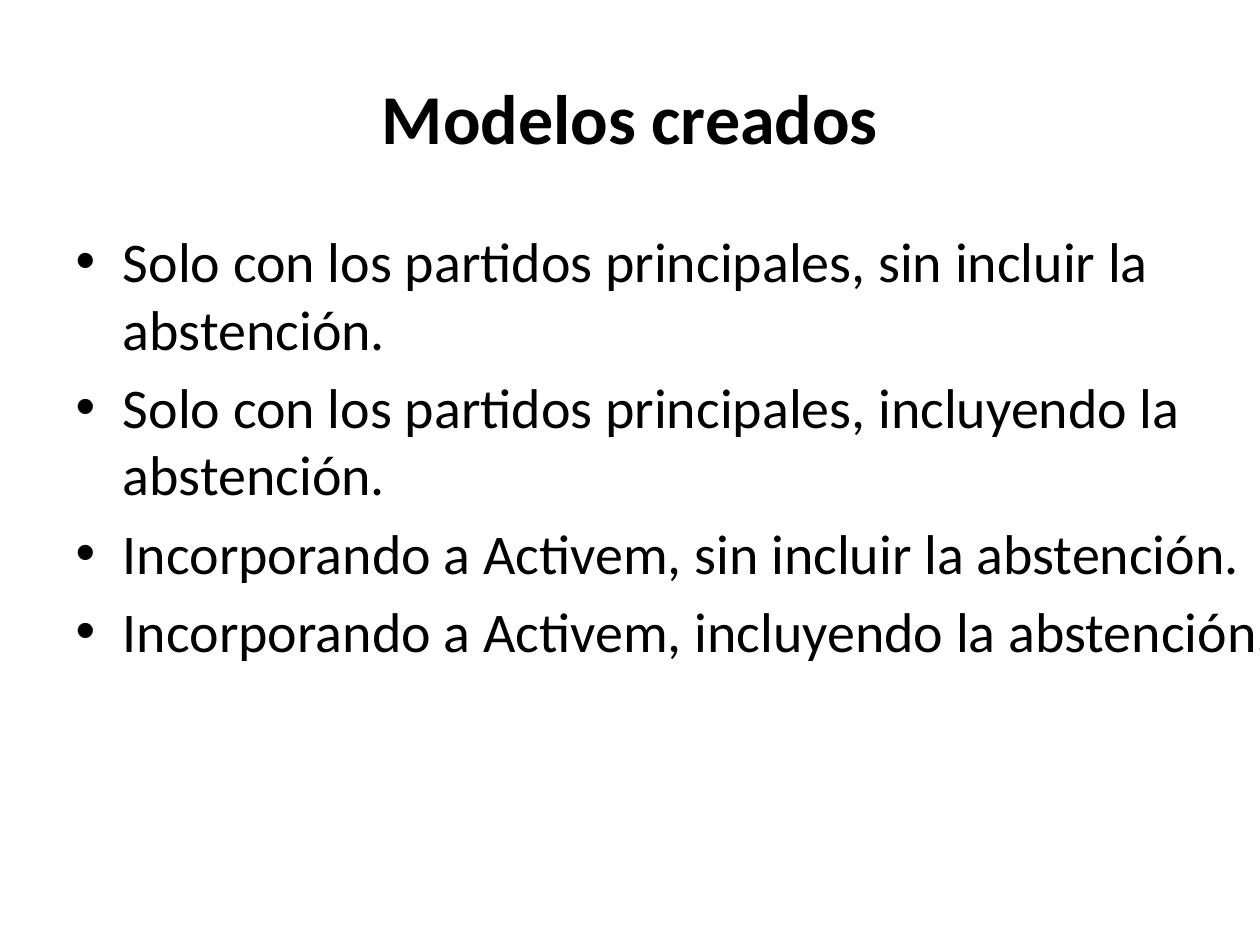
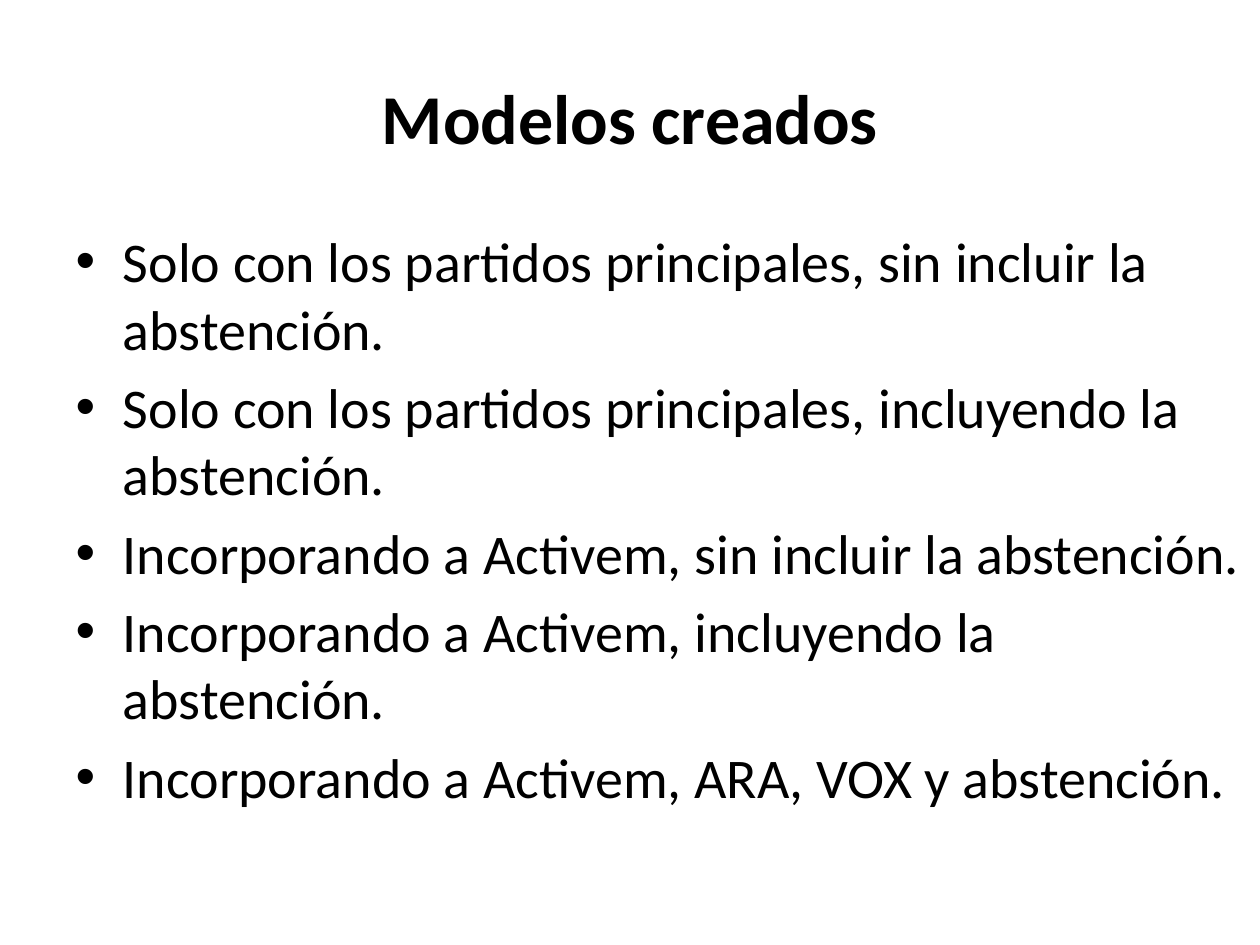
Before and after one commit to awfuentes76/Proyecto_final, a slide deck: slide 17 of Presentacion.pptx (slide 15 before the commit). Drawn at 1260x945 pixels with LibreOffice and Linux fonts; fonts in the diff are those of the drawing; background and template pictures are left out. Boxes give left, top, right and bottom in pixels: in the first picture for what was removed or moved away, otherwise in the second. Text is boxed around its words. In the diff, an @@ line names an element or a change of style, - is before the commit and + after.

```diff
--- a/Presentacion.pptx
+++ b/Presentacion.pptx
@@ text at [123, 759, 1225, 807]: paragraph added @@
+• Incorporando a Activem, ARA, VOX y abstención.
```
Also in this commit, not shown: 13 other slides changed, 2 slides added, 1 other file.
